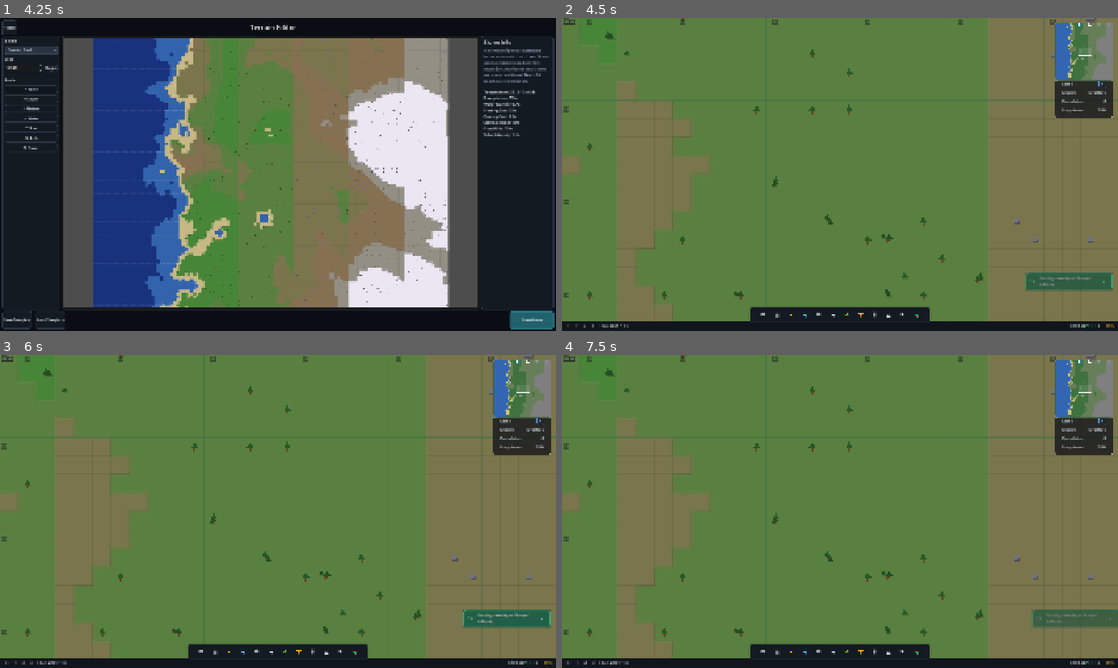
Above: before the commit, frames 1-4 (two rows, left to right).
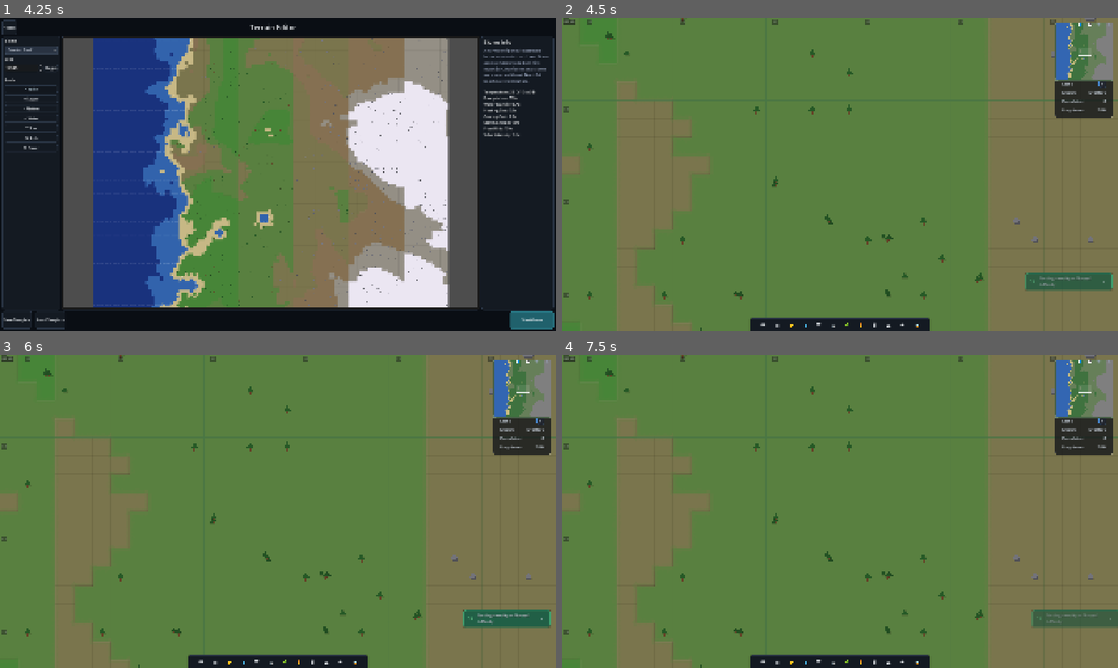
Above: after the commit, the same moments.

Repository: oudsteyn/silicon-springs
Game: Godot game, scene res://scenes/main.tscn
Same seed, same stepped clock (60 frames per second), same inputs: the game is played once before the commit and once after it.
Inputs (mouse positions are in pixels of both pictures, inside the frame that each line leads up to):
- Up to frame 1 (4.25 s): click "Easy Perfect for learning the…" at 0.5 s; click "Easy Perfect for learning the…" at 1.25 s; click "Normal Balanced challenge for…" at 2 s; click "Normal Balanced challenge for…" at 2.75 s; click "Start Game" at 3.5 s
- Up to frame 2 (4.5 s): click "Start Game" at 4.25 s
- Up to frame 3 (6 s): click (5, 661) at 5 s, where only the run before the commit has a clickable ">"; click (16, 661) at 5.75 s, where only the run before the commit has a clickable "1"
- Up to frame 4 (7.5 s): click (567, 661) at 6.5 s, where only the run before the commit has a clickable "||"; click (584, 661) at 7.25 s, where only the run before the commit has a clickable "2"

Frame 1 is identical in both runs. In frame 2, 3.4% of the frame differs, in the area x 0-100%, y 92-100%; in frame 3, 3.4%; in frame 4, 3.4%.

Commit message:
Remove status bar from bottom toolbar
Strip the full-width status bar (budget, population, date, speed,
weather, alerts) from the bottom toolbar. The toolbar now only has
the centered category bar, slide-up sub-panel, and top-right settings.

Co-Authored-By: Claude Opus 4.6 <noreply@anthropic.com>

Diff:
--- a/src/ui/components/bottom_toolbar.gd
+++ b/src/ui/components/bottom_toolbar.gd
@@ -1,10 +1,9 @@
 extends CanvasLayer
 class_name BottomToolbar
 ## Cities: Skylines-style bottom toolbar replacing ToolPalette and StatusPill
-## Centered horizontal category bar with slide-up sub-panel, full-width status bar,
+## Centered horizontal category bar with slide-up sub-panel
 ## and small utility icons in the top-right.
 
-const STATUS_BAR_HEIGHT: int = 36
 const TOOLBAR_BAR_HEIGHT: int = 44
 const TOOLBAR_WIDTH: int = 620
 const SETTINGS_BTN_SIZE: int = 30
@@ -78,7 +77,6 @@
 
 # Components
 var _root: Control
-var _status_bar: PanelContainer
 var _toolbar_bar: PanelContainer
 var _sub_panel: CategorySubPanel
 var _settings_container: HBoxContainer
@@ -86,18 +84,6 @@
 # Toolbar category buttons
 var _category_buttons: Dictionary = {}  # category_id: Button
 var _active_category: String = ""
-
-# Status bar elements
-var _budget_label: Label
-var _budget_delta_label: Label
-var _population_label: Label
-var _date_label: Label
-var _weather_label: Label
-var _pause_button: Button
-var _speed_buttons: Array[Button] = []
-var _alert_container: HBoxContainer
-var _alert_icons: Dictionary = {}
-var _happiness_label: Label
 
 # Cached building catalog
 var _building_catalog: Dictionary = {}
@@ -165,115 +151,9 @@
 	_root.mouse_filter = Control.MOUSE_FILTER_IGNORE
 	add_child(_root)
 
-	_setup_status_bar()
 	_setup_toolbar_bar()
 	_setup_sub_panel()
 	_setup_settings_buttons()
-
-
-func _setup_status_bar() -> void:
-	_status_bar = PanelContainer.new()
-	_status_bar.anchor_left = 0
-	_status_bar.anchor_right = 1
-	_status_bar.anchor_top = 1
-	_status_bar.anchor_bottom = 1
-	_status_bar.offset_top = -STATUS_BAR_HEIGHT
-	_status_bar.offset_bottom = 0
-	_status_bar.offset_left = 0
-	_status_bar.offset_right = 0
-
-	var style = UIManager.get_panel_style(0)
-	style.bg_color = UIManager.COLORS.panel_bg.darkened(0.15)
-	style.set_content_margin_all(0)
-	style.content_margin_left = ThemeConstants.PADDING_LARGE
-	style.content_margin_right = ThemeConstants.PADDING_LARGE
-	style.set_border_width_all(0)
-	style.border_width_top = ThemeConstants.BORDER_THIN
-	style.border_color = UIManager.COLORS.border
-	_status_bar.add_theme_stylebox_override("panel", style)
-
-	var hbox = HBoxContainer.new()
-	hbox.alignment = BoxContainer.ALIGNMENT_CENTER
-	hbox.add_theme_constant_override("separation", 8)
-	_status_bar.add_child(hbox)
-
-	# Left side: speed controls + date + weather
-	var left_box = HBoxContainer.new()
-	left_box.add_theme_constant_override("separation", 6)
-	left_box.size_flags_horizontal = Control.SIZE_EXPAND_FILL
-
-	# Pause button
-	_pause_button = _create_speed_button(">")
-	_pause_button.pressed.connect(_on_pause_pressed)
-	left_box.add_child(_pause_button)
-
-	# Speed buttons (1/2/3)
-	for i in range(1, 4):
-		var btn = _create_speed_button(str(i))
-		btn.pressed.connect(_on_speed_pressed.bind(i))
-		_speed_buttons.append(btn)
-		left_box.add_child(btn)
-
-	# Date
-	_date_label = _create_status_label("Jan 2024")
-	_date_label.add_theme_font_size_override("font_size", ThemeConstants.FONT_SMALL)
-	left_box.add_child(_create_separator())
-	left_box.add_child(_date_label)
-
-	# Weather
-	_weather_label = _create_status_label("20C")
-	_weather_label.add_theme_color_override("font_color", UIManager.COLORS.text_dim)
-	_weather_label.add_theme_font_size_override("font_size", ThemeConstants.FONT_SMALL)
-	left_box.add_child(_weather_label)
-
-	hbox.add_child(left_box)
-
-	# Right side: budget + population + happiness + alerts
-	var right_box = HBoxContainer.new()
-	right_box.add_theme_constant_override("separation", 6)
-	right_box.alignment = BoxContainer.ALIGNMENT_END
-	right_box.size_flags_horizontal = Control.SIZE_EXPAND_FILL
-
-	# Budget section
-	var budget_box = HBoxContainer.new()
-	budget_box.add_theme_constant_override("separation", 2)
-
-	_budget_label = _create_status_label("$50K")
-	_budget_label.add_theme_font_size_override("font_size", ThemeConstants.FONT_SMALL)
-	budget_box.add_child(_budget_label)
-
-	_budget_delta_label = _create_status_label("+$2K")
-	_budget_delta_label.add_theme_color_override("font_color", UIManager.COLORS.success)
-	_budget_delta_label.add_theme_font_size_override("font_size", 12)
-	budget_box.add_child(_budget_delta_label)
-
-	right_box.add_child(budget_box)
-	right_box.add_child(_create_separator())
-
-	# Population
-	_population_label = _create_status_label("0")
-	_population_label.add_theme_font_size_override("font_size", ThemeConstants.FONT_SMALL)
-	right_box.add_child(_population_label)
-	right_box.add_child(_create_separator())
-
-	# Happiness
-	_happiness_label = _create_status_label("--")
-	_happiness_label.add_theme_font_size_override("font_size", ThemeConstants.FONT_SMALL)
-	right_box.add_child(_happiness_label)
-
-	# Alert container
-	_alert_container = HBoxContainer.new()
-	_alert_container.add_theme_constant_override("separation", 4)
-	_alert_container.visible = false
-	right_box.add_child(_alert_container)
-	_create_alert_icons()
-
-	hbox.add_child(right_box)
-
-	# Click budget area opens dashboard
-	_status_bar.gui_input.connect(_on_status_bar_input)
-
-	_root.add_child(_status_bar)
 
 
 func _setup_toolbar_bar() -> void:
@@ -284,8 +164,8 @@
 	_toolbar_bar.anchor_bottom = 1
 	_toolbar_bar.offset_left = -TOOLBAR_WIDTH / 2.0
 	_toolbar_bar.offset_right = TOOLBAR_WIDTH / 2.0
-	_toolbar_bar.offset_top = -(STATUS_BAR_HEIGHT + TOOLBAR_BAR_HEIGHT)
-	_toolbar_bar.offset_bottom = -STATUS_BAR_HEIGHT
+	_toolbar_bar.offset_top = -TOOLBAR_BAR_HEIGHT
+	_toolbar_bar.offset_bottom = 0
 
 	var style = UIManager.get_panel_style(ThemeConstants.RADIUS_MEDIUM)
 	style.bg_color = UIManager.COLORS.panel_bg
@@ -319,8 +199,8 @@
 	_sub_panel.anchor_bottom = 1
 	_sub_panel.offset_left = -TOOLBAR_WIDTH / 2.0
 	_sub_panel.offset_right = TOOLBAR_WIDTH / 2.0
-	_sub_panel.offset_top = -(STATUS_BAR_HEIGHT + TOOLBAR_BAR_HEIGHT + CategorySubPanel.PANEL_HEIGHT)
-	_sub_panel.offset_bottom = -(STATUS_BAR_HEIGHT + TOOLBAR_BAR_HEIGHT)
+	_sub_panel.offset_top = -(TOOLBAR_BAR_HEIGHT + CategorySubPanel.PANEL_HEIGHT)
+	_sub_panel.offset_bottom = -TOOLBAR_BAR_HEIGHT
 
 	_sub_panel.item_selected.connect(_on_sub_panel_item_selected)
 	_sub_panel.closed.connect(_on_sub_panel_closed)
@@ -397,105 +277,16 @@
 	return btn
 
 
-func _create_speed_button(text: String) -> Button:
-	var btn = Button.new()
-	btn.text = text
-	btn.custom_minimum_size = Vector2(22, 22)
-	btn.flat = true
-	btn.add_theme_font_size_override("font_size", ThemeConstants.FONT_SMALL)
-	btn.add_theme_color_override("font_color", UIManager.COLORS.text_dim)
-	btn.add_theme_color_override("font_hover_color", UIManager.COLORS.text)
-	btn.add_theme_color_override("font_pressed_color", UIManager.COLORS.accent)
-
-	var style_normal = UIManager.get_button_normal_style()
-	style_normal.bg_color = Color.TRANSPARENT
-	style_normal.set_border_width_all(0)
-	btn.add_theme_stylebox_override("normal", style_normal)
-
-	var style_hover = UIManager.get_button_hover_style()
-	style_hover.bg_color = UIManager.COLORS.panel_bg.lightened(0.1)
-	style_hover.set_border_width_all(0)
-	btn.add_theme_stylebox_override("hover", style_hover)
-
-	var style_pressed = UIManager.get_button_pressed_style()
-	style_pressed.bg_color = UIManager.COLORS.accent.darkened(0.3)
-	style_pressed.set_border_width_all(0)
-	btn.add_theme_stylebox_override("pressed", style_pressed)
-
-	return btn
-
-
-func _create_status_label(text: String) -> Label:
-	var label = Label.new()
-	label.text = text
-	label.add_theme_color_override("font_color", UIManager.COLORS.text)
-	label.add_theme_font_size_override("font_size", ThemeConstants.FONT_NORMAL)
-	return label
-
-
-func _create_separator() -> Label:
-	var sep = Label.new()
-	sep.text = "|"
-	sep.add_theme_color_override("font_color", UIManager.COLORS.text_dim)
-	sep.add_theme_font_size_override("font_size", ThemeConstants.FONT_SMALL)
-	return sep
-
-
-func _create_alert_icons() -> void:
-	var alert_types = {
-		"power": {"icon": "!", "color": UIManager.COLORS.warning},
-		"water": {"icon": "~", "color": UIManager.COLORS.accent},
-		"crime": {"icon": "X", "color": UIManager.COLORS.danger},
-		"traffic": {"icon": "#", "color": UIManager.COLORS.warning},
-		"budget": {"icon": "$", "color": UIManager.COLORS.danger},
-		"fire": {"icon": "*", "color": UIManager.COLORS.danger},
-		"storm": {"icon": "S", "color": UIManager.COLORS.warning},
-		"flood": {"icon": "F", "color": UIManager.COLORS.danger},
-		"heat_wave": {"icon": "H", "color": Color(0.95, 0.5, 0.3)},
-		"cold_snap": {"icon": "C", "color": Color(0.5, 0.7, 0.95)}
-	}
-
-	for alert_type in alert_types:
-		var data = alert_types[alert_type]
-		var icon = Label.new()
-		icon.text = data.icon
-		icon.add_theme_color_override("font_color", data.color)
-		icon.add_theme_font_size_override("font_size", ThemeConstants.FONT_SMALL)
-		icon.visible = false
-		icon.tooltip_text = alert_type.capitalize() + " Alert"
-		_alert_icons[alert_type] = icon
-		_alert_container.add_child(icon)
-
-
 # ============================================
 # SIGNAL CONNECTIONS
 # ============================================
 
 func _connect_signals() -> void:
 	UIManager.tool_changed.connect(_on_ui_tool_changed)
-	UIManager.alert_state_changed.connect(_on_alert_changed)
 
 	var events = _get_events()
 	if events:
 		events.building_catalog_ready.connect(_on_building_catalog_ready)
-		events.budget_updated.connect(_on_budget_updated)
-		events.population_changed.connect(_on_population_changed)
-		events.month_tick.connect(_on_month_tick)
-		events.simulation_speed_changed.connect(_on_speed_changed)
-		events.simulation_paused.connect(_on_paused_changed)
-		events.weather_changed.connect(_on_weather_changed)
-		events.storm_started.connect(_on_storm_started)
-		events.storm_ended.connect(_on_storm_ended)
-		events.flood_started.connect(_on_flood_started)
-		events.flood_ended.connect(_on_flood_ended)
-		events.heat_wave_started.connect(_on_heat_wave_started)
-		events.heat_wave_ended.connect(_on_heat_wave_ended)
-		events.cold_snap_started.connect(_on_cold_snap_started)
-		events.cold_snap_ended.connect(_on_cold_snap_ended)
-		events.power_state_changed.connect(_on_power_state_changed)
-		events.storm_outage_changed.connect(_on_storm_outage_changed)
-
-	_update_display()
 
 
 # ============================================
@@ -686,184 +477,7 @@
 
 
 func _on_ui_tool_changed(_tool: int) -> void:
-	# If tool changed externally (e.g., to SELECT), close sub-panel
 	pass
-
-
-# ============================================
-# STATUS BAR UPDATES (migrated from StatusPill)
-# ============================================
-
-func _update_display() -> void:
-	_budget_label.text = UIManager.format_money(GameState.budget)
-
-	var delta = GameState.monthly_income - GameState.monthly_expenses
-	_budget_delta_label.text = UIManager.format_money(delta, true)
-	if delta >= 0:
-		_budget_delta_label.add_theme_color_override("font_color", UIManager.COLORS.success)
-	else:
-		_budget_delta_label.add_theme_color_override("font_color", UIManager.COLORS.danger)
-
-	_population_label.text = UIManager.format_number(GameState.population)
-
-	var month_names = ["Jan", "Feb", "Mar", "Apr", "May", "Jun",
-					   "Jul", "Aug", "Sep", "Oct", "Nov", "Dec"]
-	var month_idx = clampi((GameState.current_month - 1) % 12, 0, 11)
-	_date_label.text = "%s %d" % [month_names[month_idx], GameState.current_year]
-
-	_happiness_label.text = "%.0f%%" % (GameState.happiness * 100)
-	_happiness_label.add_theme_color_override("font_color", _happiness_color(GameState.happiness))
-
-	_update_speed_buttons()
-
-
-func _update_speed_buttons() -> void:
-	var is_paused = Simulation.is_paused
-	var current_speed = Simulation.current_speed
-
-	if is_paused:
-		_pause_button.text = ">"
-		_pause_button.add_theme_color_override("font_color", UIManager.COLORS.warning)
-	else:
-		_pause_button.text = "||"
-		_pause_button.add_theme_color_override("font_color", UIManager.COLORS.text_dim)
-
-	for i in range(_speed_buttons.size()):
-		var btn = _speed_buttons[i]
-		if (i + 1) == current_speed and not is_paused:
-			btn.add_theme_color_override("font_color", UIManager.COLORS.accent)
-		else:
-			btn.add_theme_color_override("font_color", UIManager.COLORS.text_dim)
-
-
-func _happiness_color(happiness: float) -> Color:
-	if happiness >= 0.7:
-		return UIManager.COLORS.success
-	elif happiness >= 0.4:
-		return UIManager.COLORS.warning
-	return UIManager.COLORS.danger
-
-
-# ============================================
-# EVENT HANDLERS (migrated from StatusPill)
-# ============================================
-
-func _on_budget_updated(_balance: int, _income: int, _expenses: int) -> void:
-	_update_display()
-
-
-func _on_population_changed(_new_pop: int, _delta: int) -> void:
-	_update_display()
-
-
-func _on_month_tick() -> void:
-	_update_display()
-
-
-func _on_speed_changed(_speed: int) -> void:
-	_update_speed_buttons()
-
-
-func _on_paused_changed(_paused: bool) -> void:
-	_update_speed_buttons()
-
-
-func _on_pause_pressed() -> void:
-	Simulation.toggle_pause()
-
-
-func _on_speed_pressed(speed: int) -> void:
-	Simulation.set_speed(speed)
-
-
-func _on_alert_changed(alert_type: String, active: bool) -> void:
-	if _alert_icons.has(alert_type):
-		_alert_icons[alert_type].visible = active
-
-	var any_active = false
-	for icon in _alert_icons.values():
-		if icon.visible:
-			any_active = true
-			break
-	_alert_container.visible = any_active
-
-
-func _on_weather_changed(temperature: float, conditions: String) -> void:
-	var temp_str = "%.0fC" % temperature
-	var icon = _get_weather_icon(conditions)
-	_weather_label.text = "%s %s" % [icon, temp_str]
-
-	if conditions in ["Storm", "Blizzard", "Flooding"]:
-		_weather_label.add_theme_color_override("font_color", UIManager.COLORS.warning)
-	elif conditions in ["Hot"]:
-		_weather_label.add_theme_color_override("font_color", Color(0.9, 0.6, 0.3))
-	elif conditions in ["Cold", "Snow"]:
-		_weather_label.add_theme_color_override("font_color", Color(0.5, 0.7, 0.9))
-	else:
-		_weather_label.add_theme_color_override("font_color", UIManager.COLORS.text_dim)
-
-	_weather_label.tooltip_text = "%s, %s" % [conditions, temp_str]
-
-
-func _get_weather_icon(conditions: String) -> String:
-	match conditions:
-		"Clear", "Hot": return "*"
-		"Cloudy", "Overcast": return "="
-		"Rain": return "~"
-		"Snow", "Cold": return "+"
-		"Storm", "Blizzard": return "!"
-		"Flooding": return "^"
-		_: return "*"
-
-
-func _on_storm_started() -> void:
-	_on_alert_changed("storm", true)
-
-
-func _on_storm_ended() -> void:
-	_on_alert_changed("storm", false)
-
-
-func _on_flood_started() -> void:
-	_on_alert_changed("flood", true)
-
-
-func _on_flood_ended() -> void:
-	_on_alert_changed("flood", false)
-
-
-func _on_heat_wave_started() -> void:
-	_on_alert_changed("heat_wave", true)
-
-
-func _on_heat_wave_ended() -> void:
-	_on_alert_changed("heat_wave", false)
-
-
-func _on_cold_snap_started() -> void:
-	_on_alert_changed("cold_snap", true)
-
-
-func _on_cold_snap_ended() -> void:
-	_on_alert_changed("cold_snap", false)
-
-
-func _on_power_state_changed(event: DomainEvents.PowerStateChanged) -> void:
-	var has_power_issue = event.has_shortage or event.is_brownout or event.blackout_cells > 0
-	_on_alert_changed("power", has_power_issue)
-
-
-func _on_storm_outage_changed(event: DomainEvents.StormOutageEvent) -> void:
-	if event.active and event.severity > 0.1:
-		_on_alert_changed("storm", true)
-	elif not event.active:
-		_on_alert_changed("storm", false)
-
-
-func _on_status_bar_input(event: InputEvent) -> void:
-	if event is InputEventMouseButton and event.pressed and event.button_index == MOUSE_BUTTON_LEFT:
-		UIManager.toggle_panel("dashboard")
-		get_viewport().set_input_as_handled()
 
 
 # ============================================
--- a/tests/test_bottom_toolbar.gd
+++ b/tests/test_bottom_toolbar.gd
@@ -11,22 +11,6 @@
 class FakeEvents extends Node:
 	signal building_catalog_ready(catalog)
 	signal building_catalog_requested()
-	signal budget_updated(balance, income, expenses)
-	signal population_changed(new_pop, delta)
-	signal month_tick()
-	signal simulation_speed_changed(speed)
-	signal simulation_paused(paused)
-	signal weather_changed(temperature, conditions)
-	signal storm_started()
-	signal storm_ended()
-	signal flood_started()
-	signal flood_ended()
-	signal heat_wave_started()
-	signal heat_wave_ended()
-	signal cold_snap_started()
-	signal cold_snap_ended()
-	signal power_state_changed(event)
-	signal storm_outage_changed(event)
 
 
 ## Helper: create a toolbar ready for testing
@@ -192,7 +176,6 @@
 	var result = []
 	toolbar.demolish_selected.connect(func(): result.append(true))
 
-	# Simulate pressing X (which calls _on_category_pressed("demolish") internally)
 	toolbar._on_category_pressed("demolish")
 
 	assert_eq(result.size(), 1)
@@ -237,59 +220,6 @@
 	assert_true(btn.disabled)
 
 	sub_panel.free()
-
-
-# ============================================
-# STATUS BAR TESTS
-# ============================================
-
-func test_status_bar_updates_on_budget() -> void:
-	var toolbar = _make_toolbar()
-
-	toolbar._on_budget_updated(100000, 5000, 3000)
-	assert_not_null(toolbar._budget_label)
-
-	toolbar.free()
-
-
-func test_status_bar_updates_on_population() -> void:
-	var toolbar = _make_toolbar()
-
-	toolbar._on_population_changed(1500, 100)
-	assert_not_null(toolbar._population_label)
-
-	toolbar.free()
-
-
-func test_status_bar_updates_on_month_tick() -> void:
-	var toolbar = _make_toolbar()
-
-	toolbar._on_month_tick()
-	assert_not_null(toolbar._date_label)
-
-	toolbar.free()
-
-
-# ============================================
-# SPEED BUTTON TESTS
-# ============================================
-
-func test_speed_buttons_exist() -> void:
-	var toolbar = _make_toolbar()
-
-	assert_eq(toolbar._speed_buttons.size(), 3)
-	assert_not_null(toolbar._pause_button)
-
-	toolbar.free()
-
-
-func test_speed_change_updates_buttons() -> void:
-	var toolbar = _make_toolbar()
-
-	toolbar._on_speed_changed(2)
-	assert_eq(toolbar._speed_buttons.size(), 3)
-
-	toolbar.free()
 
 
 # ============================================
@@ -398,31 +328,3 @@
 	assert_eq(result[0], "dashboard")
 
 	toolbar.free()
-
-
-# ============================================
-# ALERT TESTS
-# ============================================
-
-func test_alert_shows_icon() -> void:
-	var toolbar = _make_toolbar()
-
-	assert_false(toolbar._alert_container.visible)
-
-	toolbar._on_alert_changed("power", true)
-	assert_true(toolbar._alert_container.visible)
-	assert_true(toolbar._alert_icons["power"].visible)
-
-	toolbar._on_alert_changed("power", false)
-	assert_false(toolbar._alert_icons["power"].visible)
-
-	toolbar.free()
-
-
-func test_weather_update() -> void:
-	var toolbar = _make_toolbar()
-
-	toolbar._on_weather_changed(25.0, "Clear")
-	assert_true(toolbar._weather_label.text.contains("25"))
-
-	toolbar.free()
